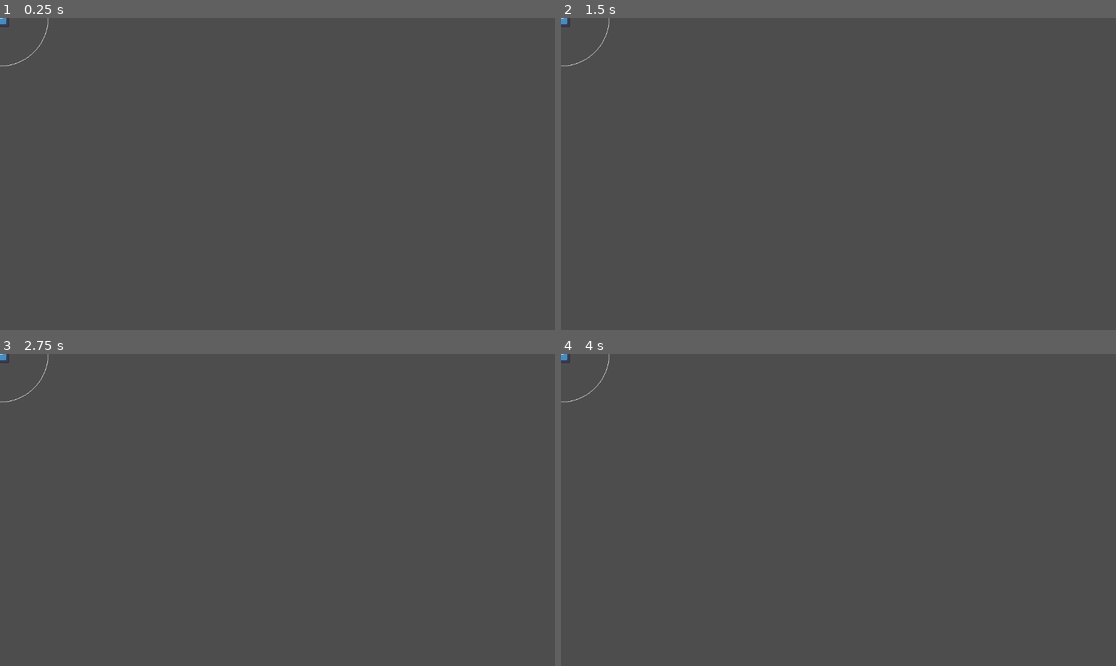
Above: before the commit, frames 1-4 (two rows, left to right).
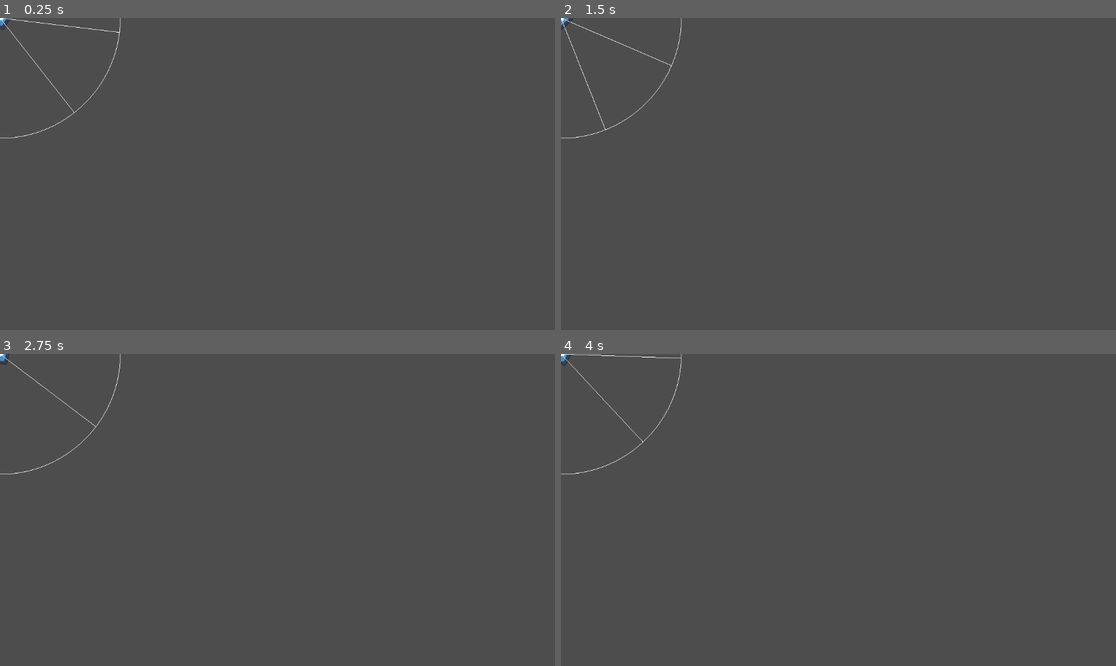
Above: after the commit, the same moments.

Repository: JYiuDev/FOV_Visualization_Demo
Game: Godot game, scene res://FOV_Entities/Observer/character.tscn
Same seed, same stepped clock (60 frames per second), same inputs: the game is played once before the commit and once after it. Before the commit the project has no main scene; this scene is started directly in both runs. The engine's default icon, where the game draws it, is replaced by a stand-in: a white triangle on a blue panel in a dark square.
Inputs (mouse positions are in pixels of both pictures, inside the frame that each line leads up to):
- Up to frame 1 (0.25 s): no input
- Up to frame 2 (1.5 s): tap Enter at 0.5 s; move the mouse to (960, 158) at 0.52 s; tap Space at 1.25 s; move the mouse to (727, 189) at 1.27 s
- Up to frame 3 (2.75 s): tap Enter at 2 s; move the mouse to (333, 441) at 2.02 s
- Up to frame 4 (4 s): tap Space at 2.75 s; move the mouse to (810, 572) at 2.77 s; tap Enter at 3.5 s; move the mouse to (1005, 556) at 3.52 s

The runs differ from the first frame. In frame 1, 0.3% of the frame differs, in the area x 0-22%, y 0-39%; in frame 2, 0.3%; in frame 3, 0.2%; in frame 4, 0.3%.

Commit message:
viewAngle visualized
Next task:s
- setup raycast target detection
- array of raycasts for mesh vertices setup

Diff:
--- /dev/null
+++ b/FOV_Entities/Observer/CharacterMovement.gd
@@ -0,0 +1,19 @@
+@tool
+extends CharacterBody2D
+
+@export_range(0,500) var moveSpeed: float
+
+# Called when the node enters the scene tree for the first time.
+func _ready():
+	pass # Replace with function body.
+
+
+# Called every frame. 'delta' is the elapsed time since the previous frame.
+func _process(delta):
+	faceMouse()
+	move_and_slide()
+
+
+func faceMouse():
+	var angle = rotation + get_angle_to(get_global_mouse_position()) + deg_to_rad(90)
+	rotation = angle
--- a/FOV_Entities/Observer/FOV.gd
+++ b/FOV_Entities/Observer/FOV.gd
@@ -1,3 +1,4 @@
+@tool
 extends Node2D
 class_name FOV
 @export var viewRadius: float
@@ -9,10 +10,14 @@
 
 
 # Called every frame. 'delta' is the elapsed time since the previous frame.
-func _process(delta):
+func _process(_delta):
 	pass
 
 
 # Takes in angle and spits out local relative vector, UP is 0
-func dirFromAngle() -> Vector2:
-	return Vector2.ZERO
+func dirFromAngle(angleInDegree: float, global: bool) -> Vector2:
+	if not global:
+		angleInDegree += rad_to_deg(transform.get_rotation())
+
+	var radians: float = (angleInDegree - 90) * PI/180
+	return Vector2(cos(radians), sin(radians))
--- a/FOV_Entities/Observer/FOVDebug.gd
+++ b/FOV_Entities/Observer/FOVDebug.gd
@@ -6,10 +6,10 @@
 func _draw():
 
 	#draw circle depending on FOV viewRadius
-	draw_arc(position, fow.viewRadius, 0, 2 * PI, 90, Color.ALICE_BLUE)
+	draw_arc(position, fow.viewRadius, 0, 2 * PI, 90, Color.WHITE)
 
-	var angle_test: Vector2 = Vector2(cos(90*PI), sin(90*PI)).normalized()
-	draw_line(position, position + angle_test * fow.viewRadius, Color.RED)
+	draw_line(position, fow.dirFromAngle(-fow.viewAngle/2, true) * fow.viewRadius, Color.WHITE)
+	draw_line(position, fow.dirFromAngle(fow.viewAngle/2 , true) * fow.viewRadius, Color.WHITE)
 
 func _process(_delta):
 	queue_redraw()
--- a/FOV_Entities/Observer/character.tscn
+++ b/FOV_Entities/Observer/character.tscn
@@ -1,10 +1,14 @@
-[gd_scene load_steps=4 format=3 uid="uid://k68dj1602unv"]
+[gd_scene load_steps=5 format=3 uid="uid://k68dj1602unv"]
 
+[ext_resource type="Script" path="res://FOV_Entities/Observer/CharacterMovement.gd" id="1_px71a"]
 [ext_resource type="Texture2D" uid="uid://cbkmghmkq1lxn" path="res://icon.svg" id="1_vhn2i"]
 [ext_resource type="Script" path="res://FOV_Entities/Observer/FOV.gd" id="2_cl2k0"]
 [ext_resource type="Script" path="res://FOV_Entities/Observer/FOVDebug.gd" id="2_j3h7k"]
 
-[node name="Character" type="Node2D"]
+[node name="Character" type="CharacterBody2D"]
+rotation = 1.94201
+scale = Vector2(0.999841, 0.999841)
+script = ExtResource("1_px71a")
 
 [node name="Sprite2D" type="Sprite2D" parent="."]
 scale = Vector2(0.3, 0.3)
@@ -12,8 +16,8 @@
 
 [node name="FOV" type="Node2D" parent="."]
 script = ExtResource("2_cl2k0")
-viewRadius = 100.0
-viewAngle = 90.0
+viewRadius = 250.0
+viewAngle = 45.0
 
 [node name="FOV_DebugDraw" type="Node2D" parent="FOV" node_paths=PackedStringArray("fow")]
 script = ExtResource("2_j3h7k")
--- a/project.godot
+++ b/project.godot
@@ -11,5 +11,6 @@
 [application]
 
 config/name="FOV_Visualization_Demo"
+run/main_scene="res://FOV_Entities/Observer/character.tscn"
 config/features=PackedStringArray("4.2", "Forward Plus")
 config/icon="res://icon.svg"
